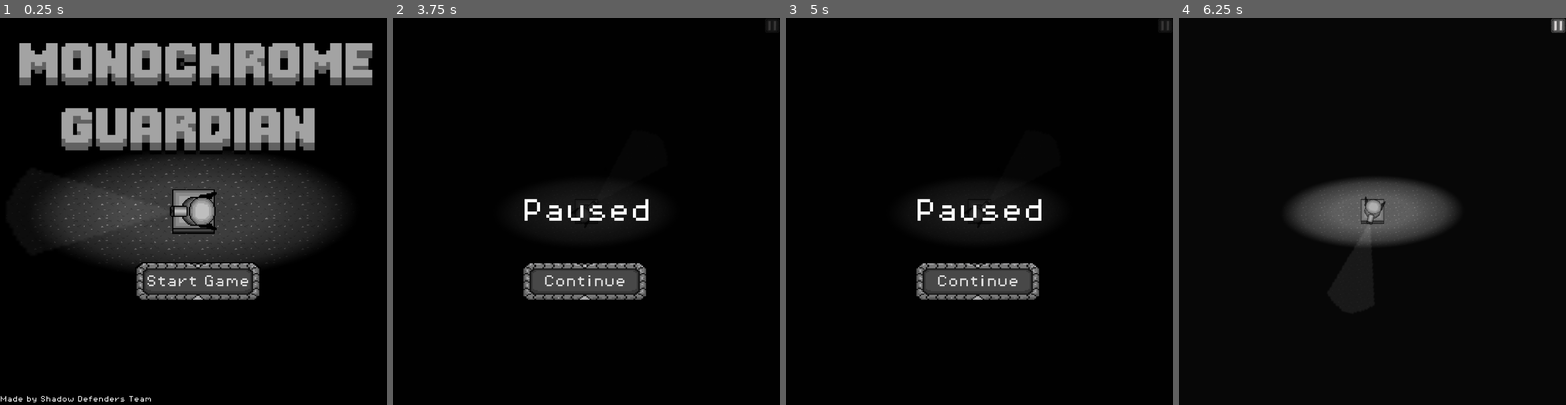
Above: before the commit, frames 1-4 (left to right).
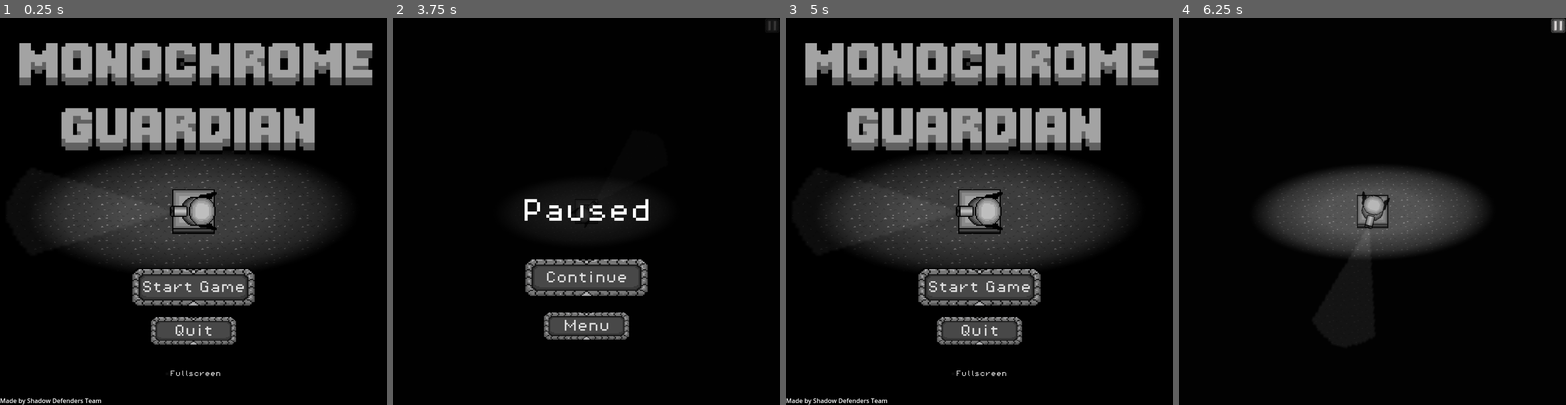
Above: after the commit, the same moments.

Repository: KiseKi7k/HMHGameJam-5
Game: Godot game, scene res://Scenes/main.tscn
Two runs of this game, one before a commit and one after it. Both use one fixed random seed, a clock stepped at 60 frames per second and the inputs below.
Inputs (mouse positions are in pixels of both pictures, inside the frame that each line leads up to):
- Up to frame 1 (0.25 s): no input
- Up to frame 2 (3.75 s): click "Start Game" at 0.5 s; move the mouse to (671, 192) at 1.27 s; press the mouse at (671, 192) at 1.28 s; move the mouse to (509, 230) at 2.02 s; release the mouse at (509, 230) at 2.03 s; click (509, 230) at 2.1 s; move the mouse to (625, 126) at 2.77 s; press the mouse at (625, 126) at 2.78 s; release the mouse at (625, 126) at 3.5 s; click (772, 25) at 3.5 s
- Up to frame 3 (5 s): click (979, 327) at 4.25 s, where only the run after the commit has a clickable "Menu"
- Up to frame 4 (6.25 s): click (1372, 288) at 5 s, where only the run after the commit has a clickable "Start Game"; move the mouse to (1353, 288) at 5.77 s; click (1353, 288) at 5.85 s

The runs differ from the first frame. In frame 1, 4.2% of the frame differs, in the area x 0-67%, y 63-100%; in frame 2, 3.3%; in frame 3, 34%, in the area x 0-99%, y 0-100%; in frame 4, 4.7%.

Commit message:
Add some menu

Diff:
--- a/Scenes/Start_menu.tscn
+++ b/Scenes/Start_menu.tscn
@@ -1,8 +1,9 @@
-[gd_scene load_steps=4 format=3 uid="uid://bowkj2gqk2hrj"]
+[gd_scene load_steps=5 format=3 uid="uid://bowkj2gqk2hrj"]
 
 [ext_resource type="Script" path="res://Scripts/start_menu.gd" id="1_rlwcb"]
 [ext_resource type="Theme" uid="uid://dnf5p8ny2pgfo" path="res://Scenes/Inventory/theme.tres" id="2_xd7rf"]
 [ext_resource type="Texture2D" uid="uid://bjywo5omos353" path="res://Asset/Title.png" id="3_q6nkp"]
+[ext_resource type="FontFile" uid="uid://cn4tdqoliv4jr" path="res://Scenes/Inventory/fonts/PixelOperator8.ttf" id="4_m7x11"]
 
 [node name="StartMenu" type="Control"]
 layout_mode = 3
@@ -11,7 +12,6 @@
 anchor_bottom = 1.0
 grow_horizontal = 2
 grow_vertical = 2
-theme = ExtResource("2_xd7rf")
 script = ExtResource("1_rlwcb")
 
 [node name="Title" type="TextureRect" parent="."]
@@ -28,24 +28,53 @@
 texture = ExtResource("3_q6nkp")
 stretch_mode = 5
 
-[node name="StartButton" type="Button" parent="."]
+[node name="VBoxContainer" type="VBoxContainer" parent="."]
 layout_mode = 1
-anchors_preset = -1
-anchor_left = 0.337
-anchor_top = 0.45
-anchor_right = 0.337
-anchor_bottom = 0.45
-offset_left = 12.0
-offset_top = 181.0
-offset_right = 662.0
-offset_bottom = 381.0
+anchors_preset = 8
+anchor_left = 0.5
+anchor_top = 0.5
+anchor_right = 0.5
+anchor_bottom = 0.5
+offset_left = -500.0
+offset_top = 146.0
+offset_right = 1500.0
+offset_bottom = 712.0
 grow_horizontal = 2
 grow_vertical = 2
 scale = Vector2(0.5, 0.5)
+theme_override_constants/separation = 50
+
+[node name="StartButton" type="Button" parent="VBoxContainer"]
+custom_minimum_size = Vector2(650, 200)
+layout_mode = 2
+size_flags_horizontal = 4
+size_flags_vertical = 0
 focus_mode = 0
 theme = ExtResource("2_xd7rf")
 theme_override_font_sizes/font_size = 64
 text = "Start Game"
+
+[node name="QuitButton" type="Button" parent="VBoxContainer"]
+custom_minimum_size = Vector2(450, 150)
+layout_mode = 2
+size_flags_horizontal = 4
+size_flags_vertical = 0
+focus_mode = 0
+theme = ExtResource("2_xd7rf")
+theme_override_font_sizes/font_size = 64
+text = "Quit"
+
+[node name="FullscreenBox" type="CheckBox" parent="VBoxContainer"]
+unique_name_in_owner = true
+custom_minimum_size = Vector2(300, 0)
+layout_mode = 2
+size_flags_horizontal = 4
+size_flags_vertical = 10
+focus_mode = 0
+theme_override_fonts/font = ExtResource("4_m7x11")
+theme_override_font_sizes/font_size = 32
+text = "Fullscreen"
+alignment = 1
 
 [node name="Label" type="Label" parent="."]
 layout_mode = 0
@@ -54,4 +83,6 @@
 offset_bottom = 1000.0
 text = "Made by Shadow Defenders Team"
 
-[connection signal="pressed" from="StartButton" to="." method="_on_start_button_pressed"]
+[connection signal="pressed" from="VBoxContainer/StartButton" to="." method="_on_start_button_pressed"]
+[connection signal="pressed" from="VBoxContainer/QuitButton" to="." method="_on_quit_button_pressed"]
+[connection signal="toggled" from="VBoxContainer/FullscreenBox" to="." method="_on_fullscreen_box_toggled"]
--- a/Scenes/main.tscn
+++ b/Scenes/main.tscn
@@ -497,26 +497,35 @@
 horizontal_alignment = 1
 vertical_alignment = 1
 
-[node name="BtnContinue" type="Button" parent="CanvasLayer/PausedMenu"]
+[node name="VBoxContainer" type="VBoxContainer" parent="CanvasLayer/PausedMenu"]
 process_mode = 2
-layout_mode = 1
-anchors_preset = -1
-anchor_left = 0.511
-anchor_top = 0.681
-anchor_right = 0.511
-anchor_bottom = 0.681
-offset_left = -178.0
-offset_top = -50.0001
-offset_right = 472.0
-offset_bottom = 150.0
-grow_horizontal = 2
-grow_vertical = 2
+layout_mode = 0
+offset_top = 621.0
+offset_right = 2000.0
+offset_bottom = 1021.0
 scale = Vector2(0.5, 0.5)
+theme_override_constants/separation = 75
+
+[node name="BtnContinue" type="Button" parent="CanvasLayer/PausedMenu/VBoxContainer"]
+custom_minimum_size = Vector2(650, 200)
+layout_mode = 2
+size_flags_horizontal = 4
+size_flags_vertical = 0
 focus_mode = 0
 theme = ExtResource("4_6qlt3")
 theme_override_font_sizes/font_size = 64
 text = "Continue"
 
+[node name="QuitButton" type="Button" parent="CanvasLayer/PausedMenu/VBoxContainer"]
+custom_minimum_size = Vector2(450, 150)
+layout_mode = 2
+size_flags_horizontal = 4
+size_flags_vertical = 0
+focus_mode = 0
+theme = ExtResource("4_6qlt3")
+theme_override_font_sizes/font_size = 64
+text = "Menu"
+
 [node name="AnimationPlayer" type="AnimationPlayer" parent="."]
 unique_name_in_owner = true
 libraries = {
@@ -539,4 +548,5 @@
 
 [connection signal="timeout" from="EnemySpawnTimer" to="." method="_on_enemy_spawn_timer_timeout"]
 [connection signal="pressed" from="CanvasLayer/UI/BtnPaused" to="." method="_on_btn_paused_pressed"]
-[connection signal="pressed" from="CanvasLayer/PausedMenu/BtnContinue" to="." method="_on_btn_continue_pressed"]
+[connection signal="pressed" from="CanvasLayer/PausedMenu/VBoxContainer/BtnContinue" to="." method="_on_btn_continue_pressed"]
+[connection signal="pressed" from="CanvasLayer/PausedMenu/VBoxContainer/QuitButton" to="." method="_on_quit_button_pressed"]
--- a/Scripts/item_info_display.tscn
+++ b/Scripts/item_info_display.tscn
@@ -1,13 +1,13 @@
 [gd_scene load_steps=7 format=3 uid="uid://d16u2xadhx4bh"]
 
-[ext_resource type="Theme" uid="uid://dnf5p8ny2pgfo" path="res://Scenes/Inventory/theme.tres" id="1_qmfjk"]
-[ext_resource type="Script" path="res://Scenes/Inventory/item_info_display.gd" id="2_34sr1"]
-[ext_resource type="Texture2D" uid="uid://ddmhcjcohjhbk" path="res://Asset/GameUI.png" id="2_t2mlg"]
-[ext_resource type="Texture2D" uid="uid://dr2c4ctdxugao" path="res://Scenes/Inventory/Asset/Armor Piercing.png" id="4_uvf0m"]
-[ext_resource type="FontFile" uid="uid://dlsrnr6u4s5cy" path="res://Scenes/Inventory/fonts/PixelOperator8-Bold.ttf" id="5_cbc17"]
+[ext_resource type="Theme" uid="uid://dnf5p8ny2pgfo" path="res://Scenes/Inventory/theme.tres" id="1_utars"]
+[ext_resource type="Texture2D" uid="uid://ddmhcjcohjhbk" path="res://Asset/GameUI.png" id="2_cicoc"]
+[ext_resource type="Script" path="res://Scenes/Inventory/item_info_display.gd" id="3_xd5nk"]
+[ext_resource type="Texture2D" uid="uid://dr2c4ctdxugao" path="res://Scenes/Inventory/Asset/Armor Piercing.png" id="4_dgbf5"]
+[ext_resource type="FontFile" uid="uid://dlsrnr6u4s5cy" path="res://Scenes/Inventory/fonts/PixelOperator8-Bold.ttf" id="5_kp2ne"]
 
 [sub_resource type="AtlasTexture" id="AtlasTexture_lcgik"]
-atlas = ExtResource("2_t2mlg")
+atlas = ExtResource("2_cicoc")
 region = Rect2(160, 144, 80, 112)
 
 [node name="ItemInfoDisplay" type="NinePatchRect"]
--- a/Scripts/main.gd
+++ b/Scripts/main.gd
@@ -41,7 +41,6 @@
 	%BtnPaused.visible = true
 
 	%AnimationPlayer.play("start_game")
-	await get_tree().create_timer(0.8).timeout
 	Utils.on_menu = false
 	await get_tree().create_timer(5.0).timeout
 	Utils.wave_start.emit()
@@ -135,3 +134,8 @@
 	get_tree().paused = false
 	%PausedMenu.visible = false
 	Utils.on_menu = false
+
+
+func _on_quit_button_pressed() -> void:
+	get_tree().paused = false
+	get_tree().reload_current_scene()
--- a/Scripts/start_menu.gd
+++ b/Scripts/start_menu.gd
@@ -1,7 +1,24 @@
 class_name StartMenu
 extends Control
+
+func _ready() -> void:
+	if Utils.on_fullscreen:
+		%FullscreenBox.button_pressed = true
+	else:
+		%FullscreenBox.button_pressed = false
 
 func _on_start_button_pressed() -> void:
 	Utils.game_start.emit()
 
 	visible = false
+
+func _on_quit_button_pressed() -> void:
+	get_tree().quit()
+
+func _on_fullscreen_box_toggled(toggled_on: bool) -> void:
+	if toggled_on:
+		Utils.on_fullscreen = true
+		DisplayServer.window_set_mode(DisplayServer.WINDOW_MODE_FULLSCREEN)
+	else:
+		Utils.on_fullscreen = false
+		DisplayServer.window_set_mode(DisplayServer.WINDOW_MODE_WINDOWED)
--- a/Scripts/utils.gd
+++ b/Scripts/utils.gd
@@ -18,6 +18,7 @@
 		else:
 			Input.set_custom_mouse_cursor(CURSOR_AIM, Input.CURSOR_ARROW, Vector2(0,0))
 var is_game_over: bool = false
+var on_fullscreen: bool = false
 
 var camera: MainCamera
 
--- a/project.godot
+++ b/project.godot
@@ -22,6 +22,7 @@
 
 window/size/viewport_width=1000
 window/size/viewport_height=1000
+window/stretch/mode="viewport"
 mouse_cursor/custom_image="res://Asset/CursorClick1.png"
 mouse_cursor/tooltip_position_offset=Vector2(4, 8)
 
Not shown: 3 places in Scripts/item_info_display.tscn that only renumber resources
